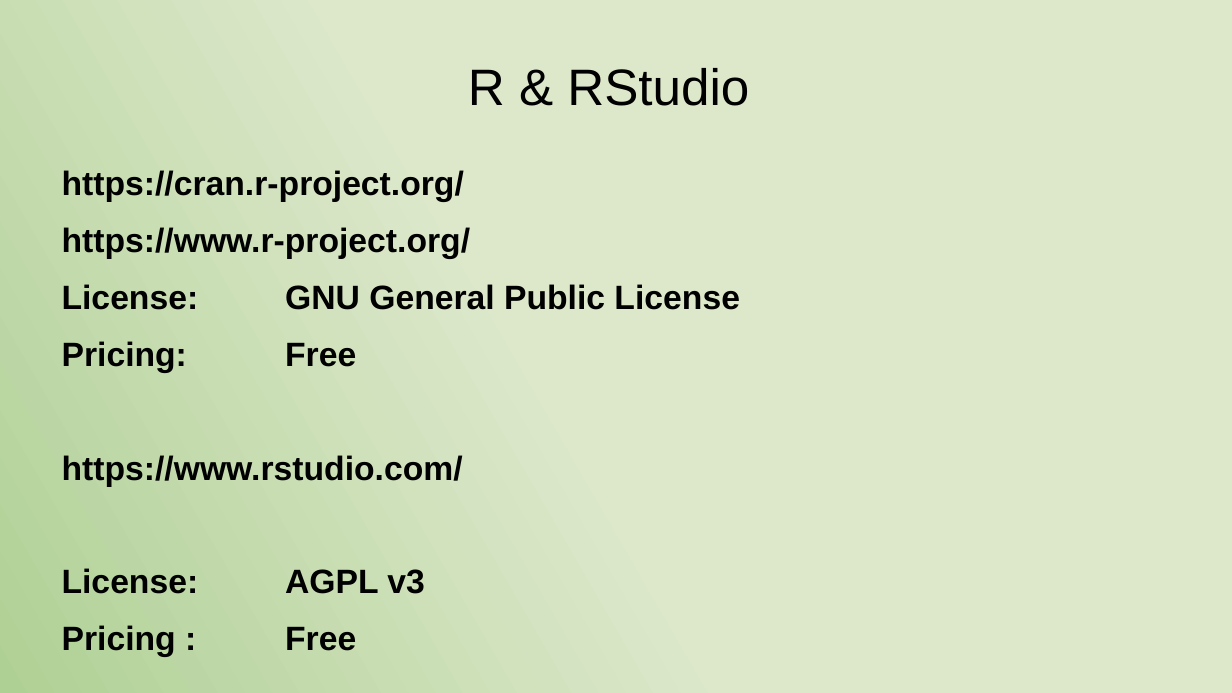
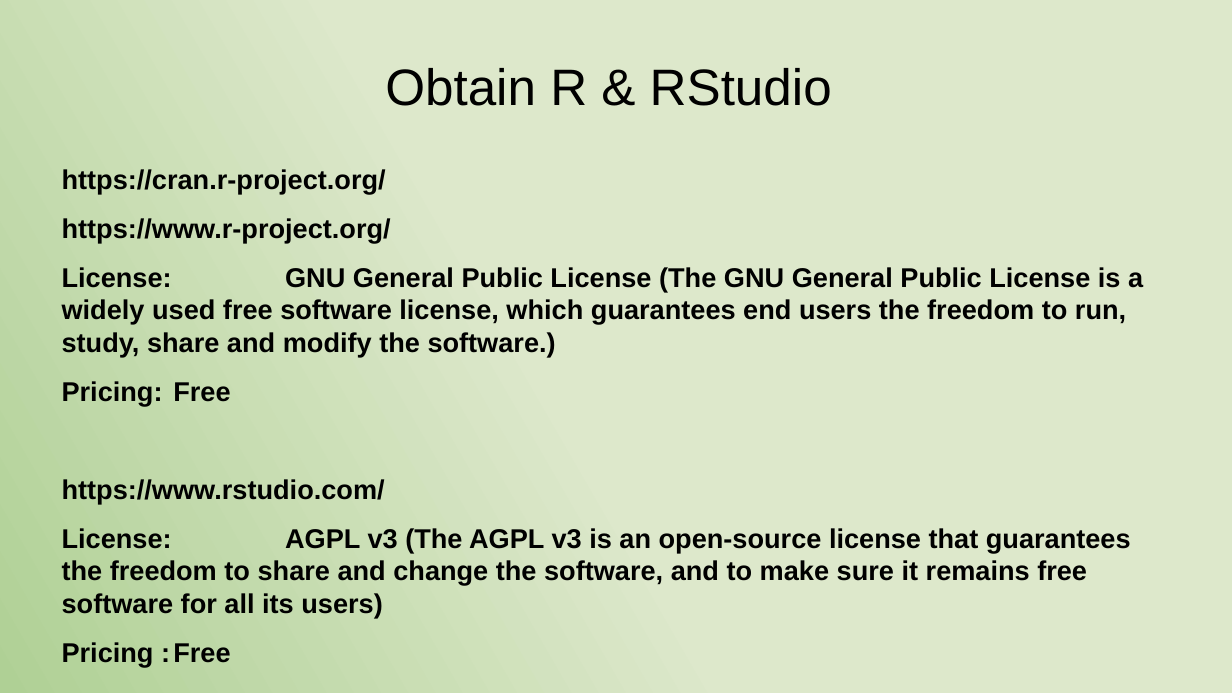
Before and after one commit to antonellosalis/R_training, a slide deck: slide 2 of Presentation_2019_R_training_A1.odp. Drawn at 1232x693 pixels with LibreOffice and Linux fonts; fonts in the diff are those of the drawing. Boxes give left, top, right and bottom in pixels: in the first picture for what was removed or moved away, otherwise in the second. Text is boxed around its words. In the diff, an @@ line names an element or a change of style, - is before the commit and + after.

Commit message:
Updated presentation

```diff
--- a/Presentation_2019_R_training_A1.odp
+++ b/Presentation_2019_R_training_A1.odp
@@ title at [385,68,832,106]: text changed @@
-R & RStudio
+Obtain R & RStudio
@@ text at [62,169,391,667]: size 21.7 to 17.5 pt in "https://cran.r-project.org/", "https://www.r-project.org/", "Pricing: Free", "https://www.rstudio.com/" and 1 more places @@
@@ text at [62,267,1143,357]: text changed; size 21.7 to 17.5 pt @@
-License: GNU General Public License
+License: GNU General Public License (The GNU General Public License is a widely used free software license, which guarantees end users the freedom to run, study, share and modify the software.)
@@ text at [62,528,1131,618]: text changed; size 21.7 to 17.5 pt @@
-License: AGPL v3
+License: AGPL v3 (The AGPL v3 is an open-source license that guarantees the freedom to share and change the software, and to make sure it remains free software for all its users)
```
Also in this commit, not shown: 2 other slides changed, 3 slides added, 3 slides removed, 1 other file.
